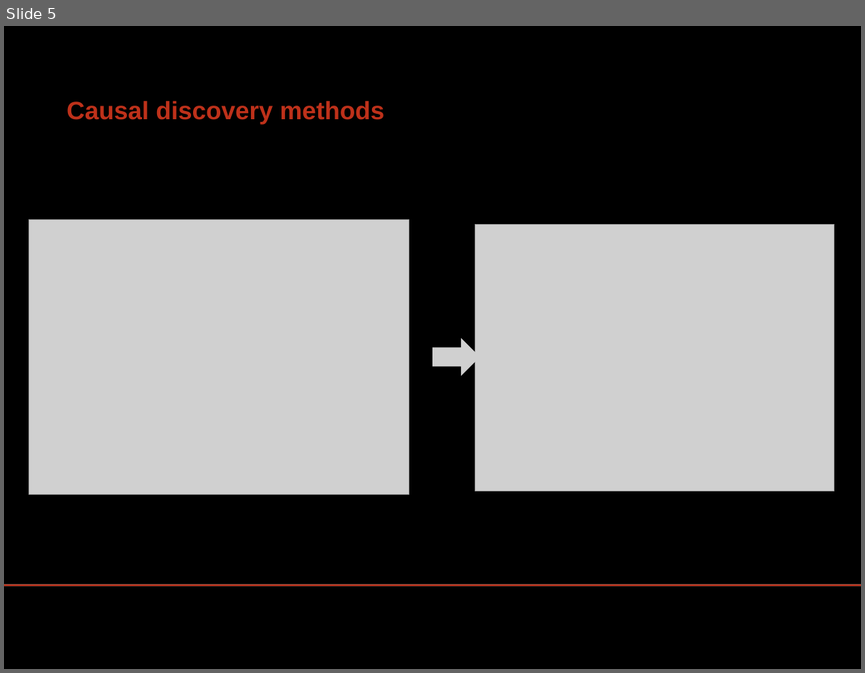
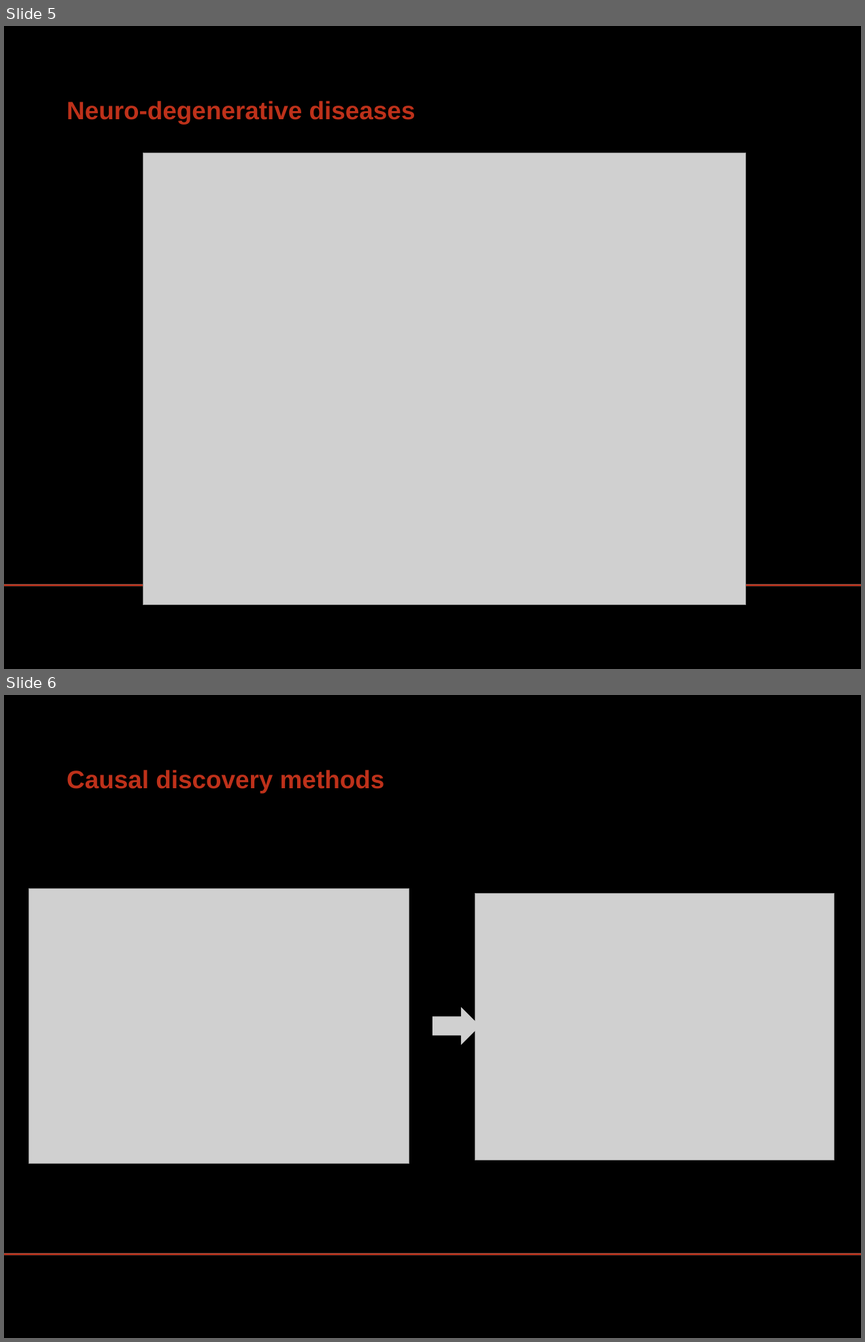
Before and after one commit to tomderuijter/EMS-PC, a slide deck: docs/proposal presentation/Proposal presentation.pptx. Shown one above the other, each under a label of ours: slide 5 before the commit, slides 5 and 6 after it. The pictures are 865x673 and 865x1342 pixels, drawn with LibreOffice and Linux fonts; fonts in the diff are those of the drawing; grey boxes stand for pictures; background and template pictures are left out. Boxes give left, top, right and bottom in pixels: in the first picture for what was removed or moved away, otherwise in the second. Text is boxed around its words. In the diff, an @@ line names an element or a change of style, - is before the commit and + after.

Commit message:
Removed accidentally commited tmp files from repository. Added slide on neuro-disease.

```diff
--- a/docs/proposal presentation/Proposal presentation.pptx
+++ b/docs/proposal presentation/Proposal presentation.pptx
@@ slide 5 added at <box>4,26,861,669</box>, background picture (left out); not listed: 2 template elements that a slide beside it also shows @@
@@ title added at <box>67,101,415,124</box>, 30 pt, text #BE311A, bold @@
+Neuro-degenerative diseases
@@ picture added at <box>143,152,746,605</box> @@
@@ what was slide 5 is now slide 6 @@
```
Also in this commit, not shown: 11 other files.
